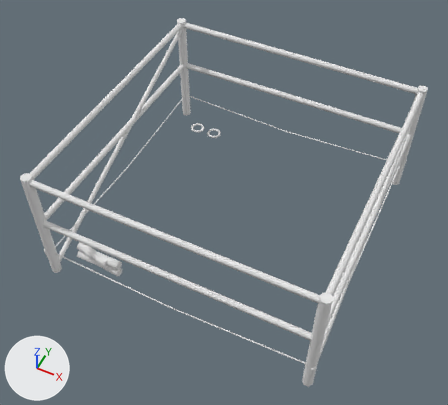
The glTF model game/assets/props/blender/site_large_1.glb as it was, and as the next commit left it.
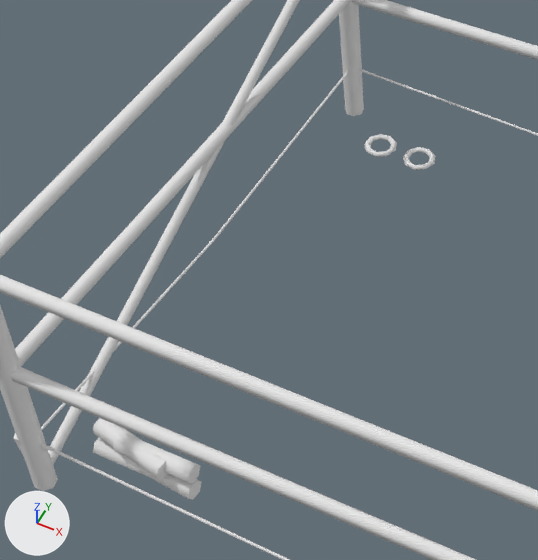
There are two pictures of each version: one whole from a 50 mm camera at (1.93, -4.18, 5.47) aimed at (-0.05, -0.22, 0.53), one close up on the part from 8% to 59% of the width and 17% to 75% of the height. The lights are fixed; the arrows at lower left show +X, +Y and +Z. The first two pictures are the older version. Vertices at exactly the same position are counted once.

Script lines for the objects in view, before the commit:
```python
me_site_large_1 = bpy.data.meshes.new('site_large_1')
me_site_large_1.from_pydata(...)  # 380 vertices, 640 faces; spans x -1.51..1.51, y -1.5..1.51, z -0.02..1.4
me_site_large_1.materials.append(mat_structures_atlas)  # white #e7e7e7
ob_site_large_1 = bpy.data.objects.new('site_large_1', me_site_large_1)
ob_site_large_1.location = (0.0, 0.0, 0.0)
```
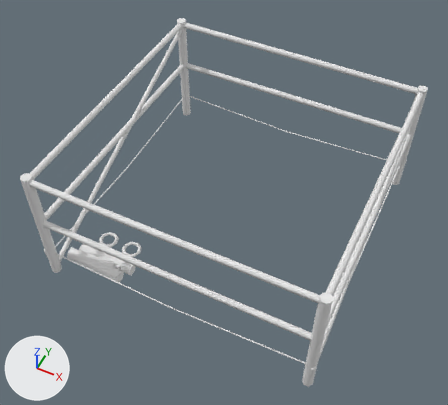
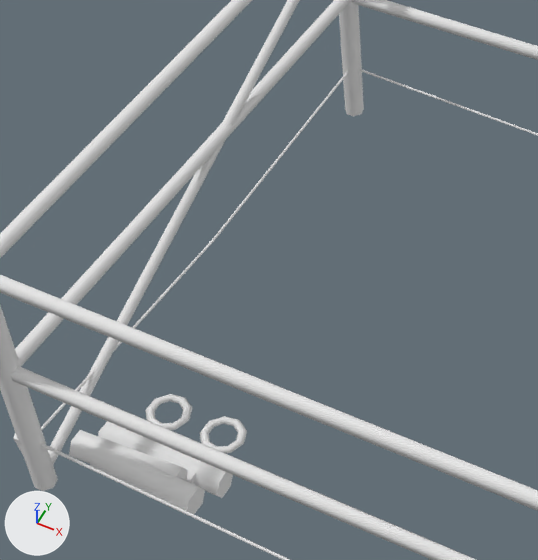
Boxes [x1, y1, x2, y2] around the edits, measured in the close-ups (538 x 560 px; the box of a moved part takes in the faces that stretch with it):
```json
{"part": 1, "of": "me_site_large_1", "change": "moved or reshaped", "before": [364, 134, 397, 157], "after": [145, 394, 192, 430]}
{"part": 2, "of": "me_site_large_1", "change": "moved or reshaped", "before": [93, 438, 169, 481], "after": [98, 421, 201, 484]}
{"part": 3, "of": "me_site_large_1", "change": "moved or reshaped", "before": [152, 474, 202, 499], "after": [122, 432, 233, 498]}
{"part": 4, "of": "me_site_large_1", "change": "moved or reshaped", "before": [93, 418, 168, 478], "after": [69, 430, 188, 480]}
{"part": 5, "of": "me_site_large_1", "change": "moved or reshaped", "before": [113, 434, 200, 484], "after": [90, 440, 205, 514]}
{"part": 6, "of": "me_site_large_1", "change": "moved or reshaped", "before": [403, 147, 436, 170], "after": [200, 416, 247, 453]}
```

The change, as JSON lines over the scene's bpy script:
```json
{"block": "me_site_large_1", "where": "me_site_large_1.from_pydata(...)  # 380 vertices, 640 faces; spans x -1.51..1.51, y -1.5..1.51, z -0.02..1.4"}
{"block": "me_site_large_1", "where": "# used by ob_site_large_1; location = (0.0, 0.0, 0.0)"}
{"block": "me_site_large_1", "change": "me_site_large_1 part 1: the loose piece of 36 vertices spanning x -1.24..-1.06, y 1.12..1.3, z 0.0..0.04 is scaled about its middle by (1.2, 1.2, 1.22), then moved by (0.0, -2.1, 0.0)"}
{"block": "me_site_large_1", "change": "me_site_large_1 part 2: the loose piece of 12 vertices spanning x -1.31..-0.91, y -1.26..-1.16, z 0.01..0.1 is multiplied about its middle by the matrix ((1.308, 0.075, -0.004), (-0.075, 1.306, -0.075), (0.0, 0.075, 1.308)), then moved by (0.06, 0.05, 0.01)"}
{"block": "me_site_large_1", "change": "me_site_large_1 part 3: the loose piece of 12 vertices spanning x -1.18..-0.78, y -1.28..-1.14, z 0.01..0.1 is multiplied about its middle by the matrix ((1.294, -0.129, 0.0), (0.129, 1.287, 0.129), (-0.013, -0.129, 1.294)), then moved by (0.05, 0.06, 0.02)"}
{"block": "me_site_large_1", "change": "me_site_large_1 part 4: the loose piece of 12 vertices spanning x -1.32..-0.9, y -1.3..-1.12, z 0.11..0.2 is multiplied about its middle by the matrix ((1.239, -0.321, -0.019), (0.315, 1.198, 0.322), (-0.063, -0.317, 1.239)), then moved by (0.06, -0.11, 0.04)"}
{"block": "me_site_large_1", "change": "me_site_large_1 part 5: the loose piece of 12 vertices spanning x -1.18..-0.78, y -1.26..-1.16, z 0.11..0.2 is multiplied about its middle by the matrix ((1.308, 0.075, -0.004), (-0.075, 1.306, -0.075), (0.0, 0.075, 1.308)), then moved by (0.05, -0.13, 0.05)"}
{"block": "me_site_large_1", "change": "me_site_large_1 part 6: the loose piece of 36 vertices spanning x -1.0..-0.82, y 1.12..1.3, z 0.0..0.04 is scaled about its middle by (1.2, 1.2, 1.22), then moved by (0.06, -2.1, 0.0)"}
```
